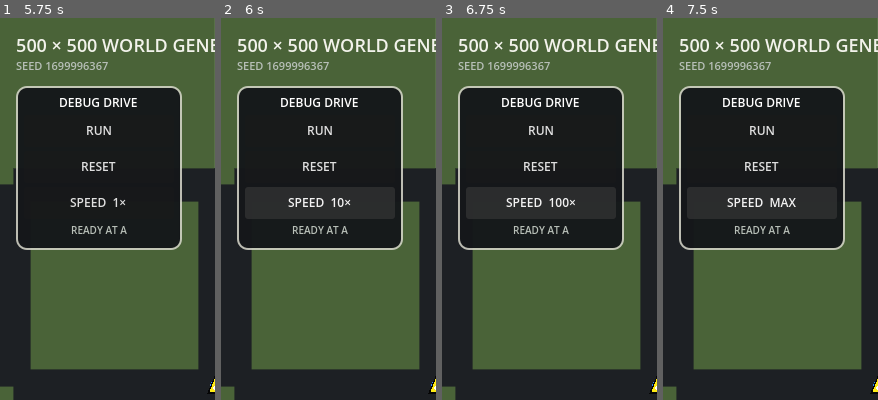
Above: before the commit, frames 1-4 (left to right).
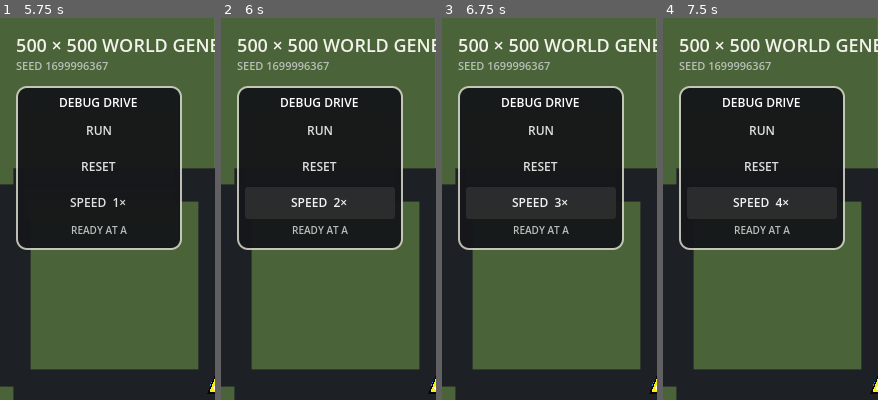
Above: after the commit, the same moments.

Repository: patrickcallahancomedy/comedian
Game: Godot game, scene res://scenes/drive/grid_world_prototype.tscn
Two runs of this game, one before a commit and one after it. Both use one fixed random seed, a clock stepped at 60 frames per second and the inputs below. This scene is started directly instead of the project's main scene.
Inputs (mouse positions are % of the whole screen's width and height, from its top left):
- Up to frame 1 (5.75 s): click "RUN" at 0.5 s; click "GENERATE NEW MAP" at 1.25 s; click "GENERATE NEW MAP" at 2 s; tap Enter (ui_accept) at 2.75, 3.02 s; move the mouse to (72, 45) at 2.77 s; hold Right 2.78-3.5 s; tap Space at 2.85 s; click (72, 45) at 2.92 s; drag from (30, 55) to (45, 70) at 3.52 s; click "WHOLE MAP" at 4.25 s; click "2 × 2 ZOOM" at 5 s
- Up to frame 2 (6 s): click "SPEED 1×" at 5.75 s
- Up to frame 3 (6.75 s): click "SPEED 10×" (after the commit: "SPEED 2×") at 6.5 s
- Up to frame 4 (7.5 s): click "SPEED 100×" (after the commit: "SPEED 3×") at 7.25 s
The pictures show only the part of the screen within x 0-50%, y 0-50%; the shares and areas given below are measured in that part.

Frame 1 is identical in both runs. In frame 2, 0.4% of the frame differs, in the area x 31-60%, y 47-50%; in frame 3, 0.5%; in frame 4, 0.5%, in the area x 29-62%, y 47-50%.

Commit message:
Use 1x through 10x drive speeds

Diff:
--- a/godot/scripts/drive/grid_world_debug_car.gd
+++ b/godot/scripts/drive/grid_world_debug_car.gd
@@ -1,8 +1,8 @@
 extends Control
 
 const BASE_SPEED := 25.0
-const SPEED_MULTIPLIERS := [1.0, 10.0, 100.0, 10000.0]
-const SPEED_LABELS := ["1×", "10×", "100×", "MAX"]
+const SPEED_MULTIPLIERS := [1.0, 2.0, 3.0, 4.0, 5.0, 6.0, 7.0, 8.0, 9.0, 10.0]
+const SPEED_LABELS := ["1×", "2×", "3×", "4×", "5×", "6×", "7×", "8×", "9×", "10×"]
 const CAR_COLOR := Color(1.0, 0.92, 0.08)
 const CAR_OUTLINE := Color(0.02, 0.02, 0.02)
 const CAR_RADIUS := 8.0
